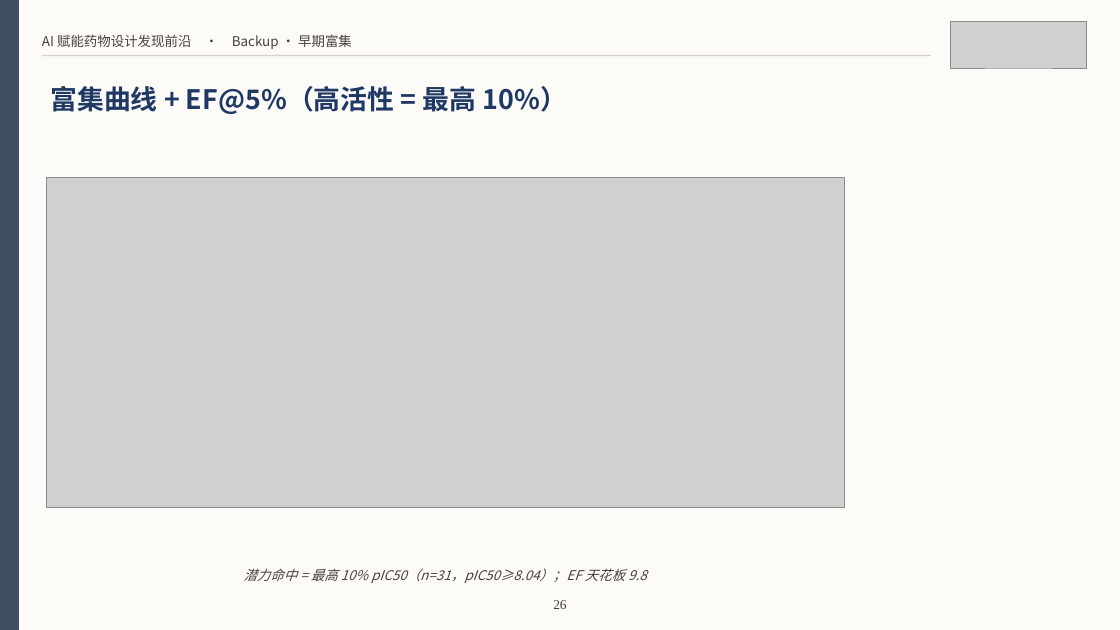
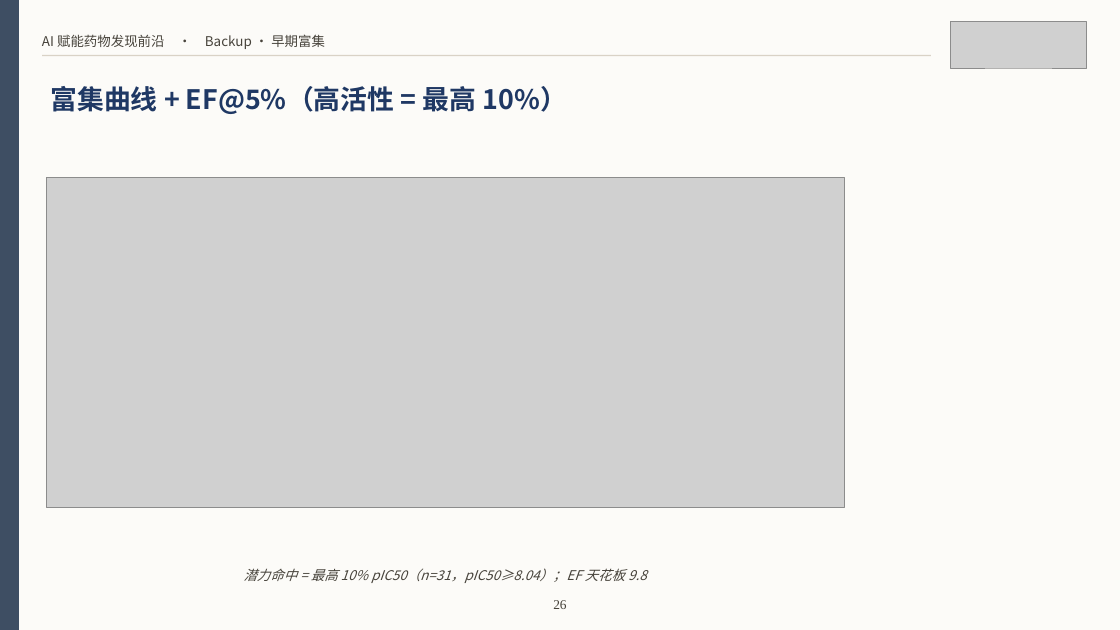
Before and after one commit to Smugpigeon/molecular-conformal-benchmark, a slide deck: slide 28 of report/课程汇报_BACE.pptx. Drawn at 1120x630 pixels with LibreOffice and Linux fonts; fonts in the diff are those of the drawing; grey boxes stand for pictures. Boxes give left, top, right and bottom in pixels: in the first picture for what was removed or moved away, otherwise in the second. Text is boxed around its words. In the diff, an @@ line names an element or a change of style, - is before the commit and + after.

```diff
--- a/report/课程汇报_BACE.pptx
+++ b/report/课程汇报_BACE.pptx
@@ text at [42, 34, 325, 49]: text changed @@
-AI 赋能药物设计发现前沿 · Backup · 早期富集
+AI 赋能药物发现前沿 · Backup · 早期富集
```
Also in this commit, not shown: 26 other slides changed, 5 other files.
